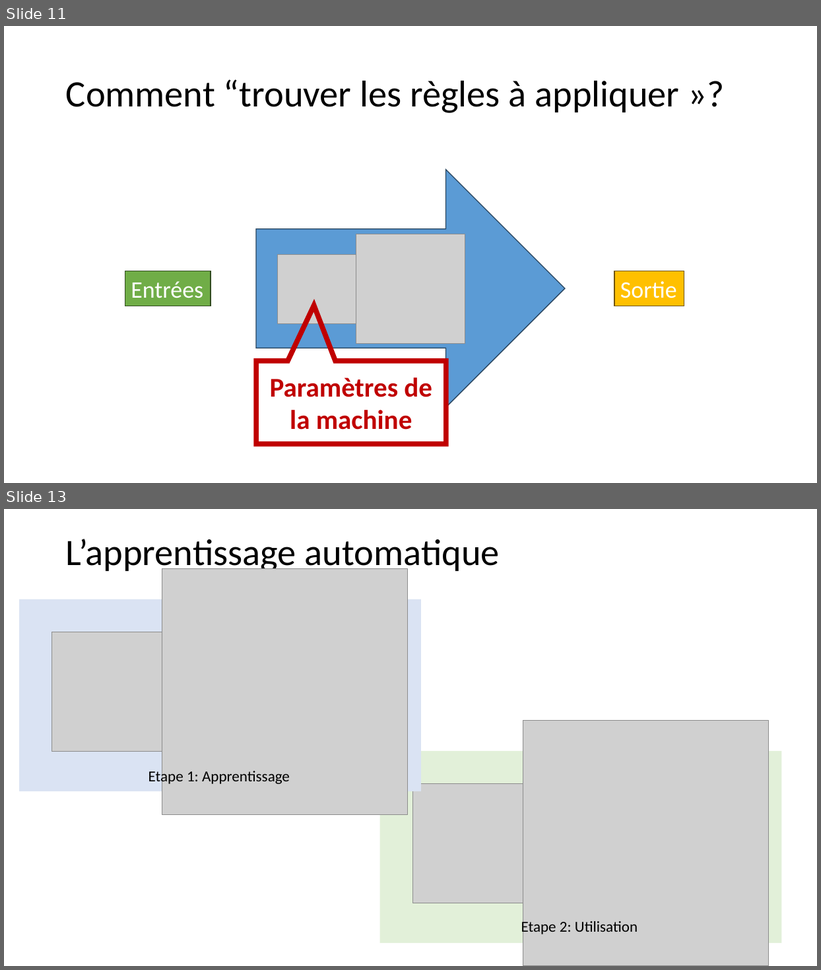
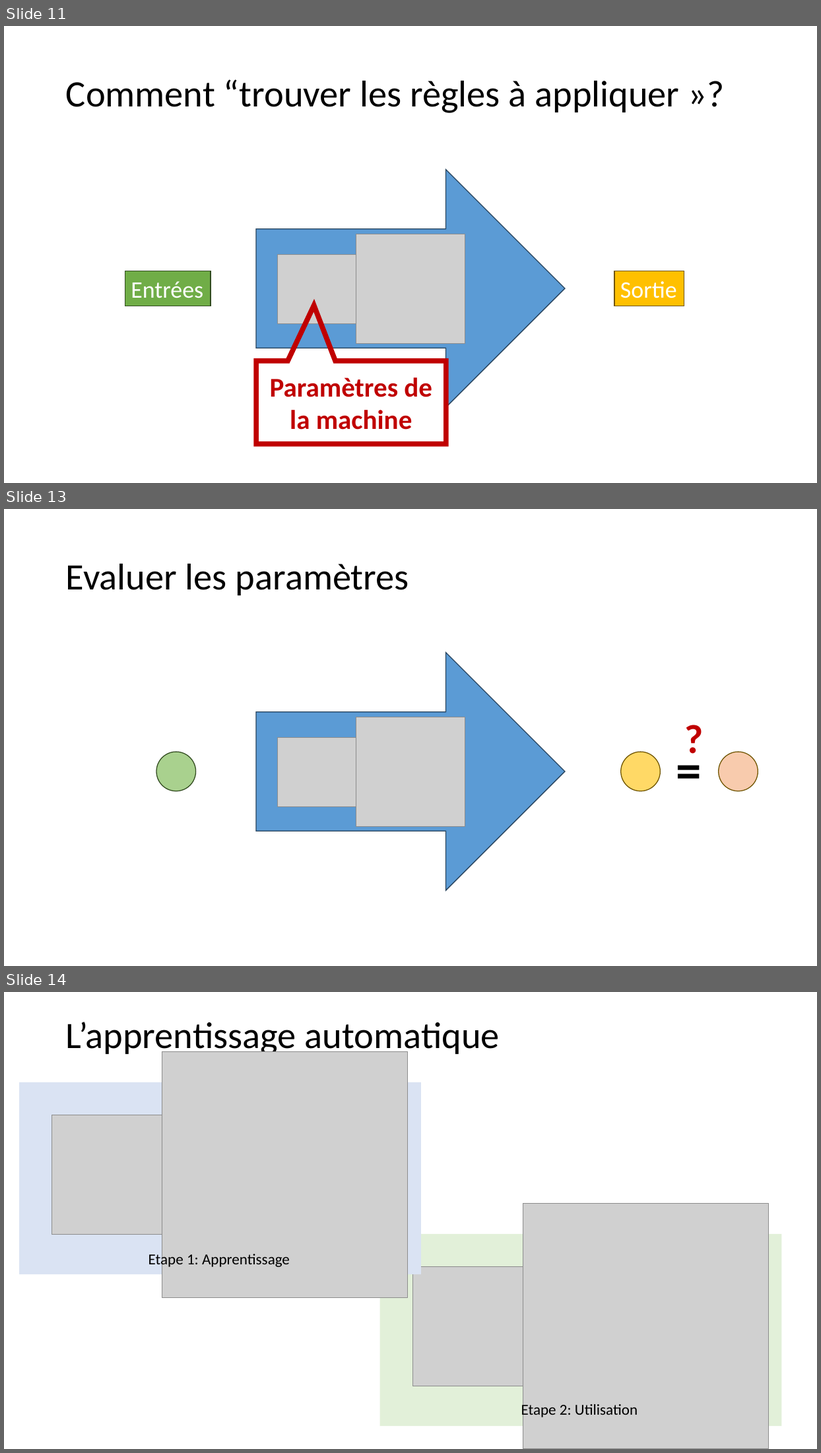
Before and after one commit to pauldubois98/AI-MythsReality, a slide deck: slides.pptx. Shown one above the other, each under a label of ours: slides 11 and 13 before the commit, slides 11, 13 and 14 after it; the slides between them are not shown. The pictures are 821x970 and 821x1453 pixels, drawn with LibreOffice and Linux fonts; fonts in the diff are those of the drawing; grey boxes stand for pictures. Boxes give left, top, right and bottom in pixels: in the first picture for what was removed or moved away, otherwise in the second. Text is boxed around its words. In the diff, an @@ line names an element or a change of style, - is before the commit and + after.

Commit message:
eval param slides

```diff
--- a/slides.pptx
+++ b/slides.pptx
@@ slide 13 added at (4,509,817,966), background #FFFFFF @@
@@ title added at (66,563,409,595), 44 pt, text #000000 @@
+Evaluer les paramètres
@@ right arrow added at (257,652,565,891), fill #5B9BD5, outline #28445D 1 pt @@
@@ picture added at (356,718,465,827) @@
@@ text added at (679,710,710,765), 48 pt, text #C00000, bold @@
+?
@@ picture added at (277,738,356,807) @@
@@ text added at (671,735,708,803), 60 pt, text #000000, bold @@
+=
@@ ellipse added at (156,752,196,791), fill #A9D18E, outline #314C1F 1 pt @@
@@ ellipse added at (621,752,661,791), fill #FFD966, outline #705400 1 pt @@
@@ ellipse added at (719,752,758,791), fill #F8CBAD, outline #705400 1 pt @@
@@ what was slide 13 is now slide 14 @@
```
Also in this commit, not shown: 1 slide changed.
